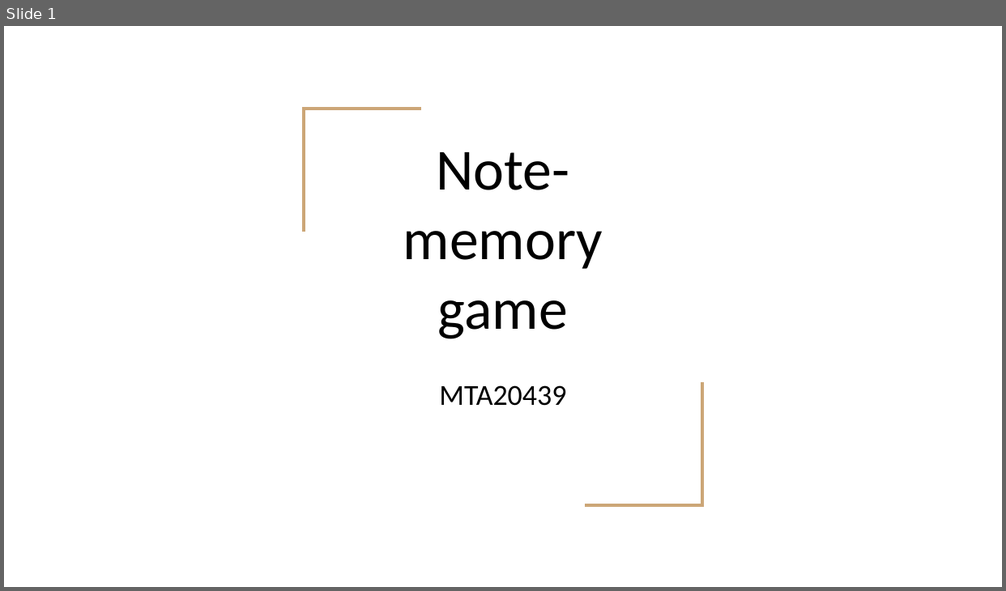
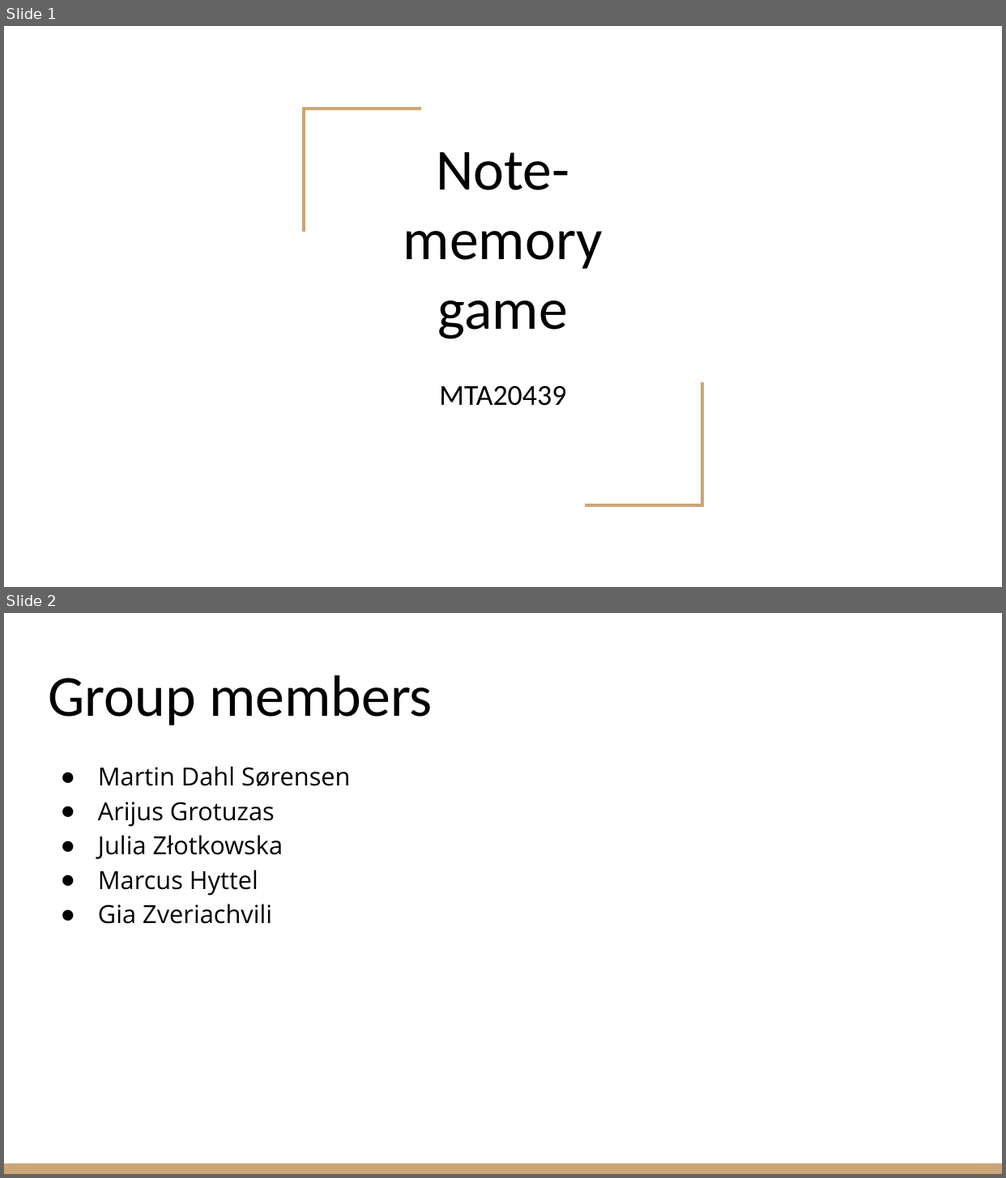
Before and after one commit to MTA20439/PID_mini_project, a slide deck: Mini-project presentation.pptx. Shown one above the other, each under a label of ours: slide 1 before the commit, slides 1 and 2 after it. The pictures are 1006x591 and 1006x1178 pixels, drawn with LibreOffice and Linux fonts; fonts in the diff are those of the drawing. Boxes give left, top, right and bottom in pixels: in the first picture for what was removed or moved away, otherwise in the second. Text is boxed around its words. In the diff, an @@ line names an element or a change of style, - is before the commit and + after.

```diff
--- a/Mini-project presentation.pptx
+++ b/Mini-project presentation.pptx
@@ slide 2 added at <box>4,613,1002,1174</box>, background #FFFFFF @@
@@ title added at <box>48,675,432,726</box>, 42 pt, text #000000 @@
+Group members
@@ text added at <box>98,766,350,924</box>, 18 pt, text #000000 @@
+● Martin Dahl Sørensen
+● Arijus Grotuzas
+● Julia Złotkowska
+● Marcus Hyttel
+● Gia Zveriachvili
@@ rectangle added at <box>4,1164,1002,1174</box>, fill #CCA677 @@
```
